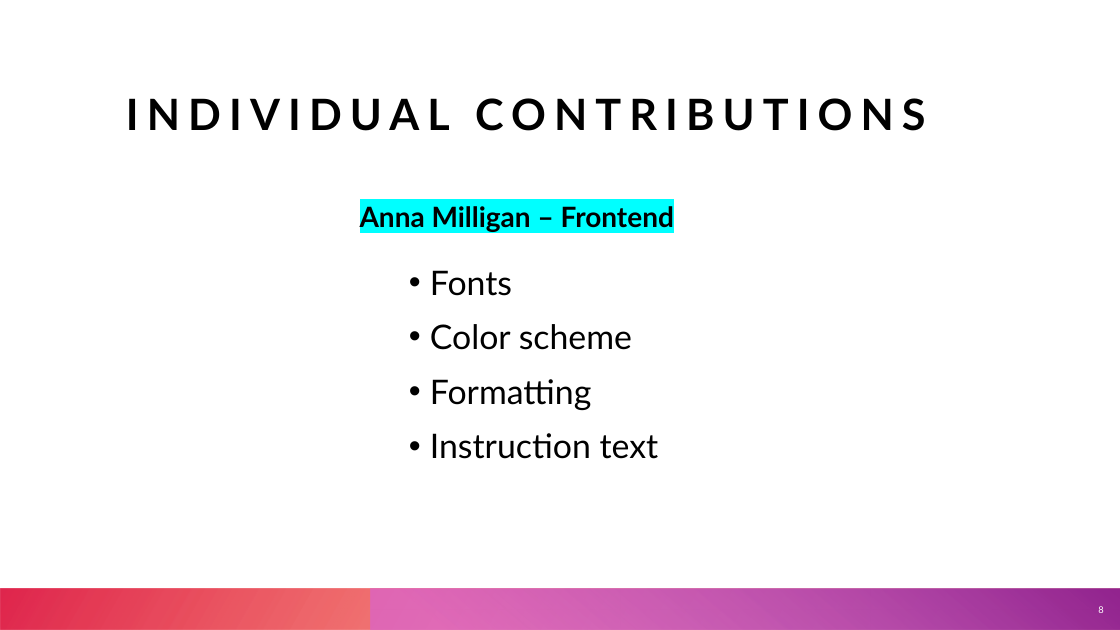
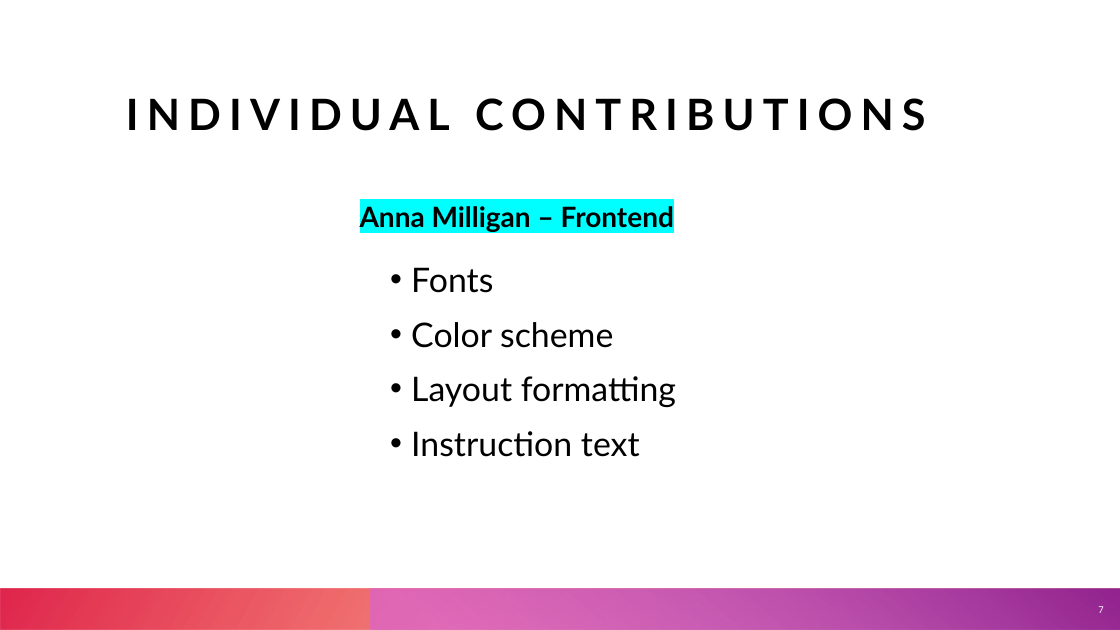
Before and after one commit to cart7982/CaravanSeraiCS360, a slide deck: slide 7 of CaravanSeraiCS360/Presentations/Caravanserai.pptx (slide 8 before the commit). Drawn at 1120x630 pixels with LibreOffice and Linux fonts; fonts in the diff are those of the drawing. Boxes give left, top, right and bottom in pixels: in the first picture for what was removed or moved away, otherwise in the second. Text is boxed around its words. In the diff, an @@ line names an element or a change of style, - is before the commit and + after.

```diff
--- a/CaravanSeraiCS360/Presentations/Caravanserai.pptx
+++ b/CaravanSeraiCS360/Presentations/Caravanserai.pptx
@@ text "Fonts": place and size @@
-text "Fonts" at [430, 270, 659, 459]
+text "Fonts" at [411, 267, 676, 457]
@@ text at [411, 376, 676, 407]: text changed @@
-  • Formatting
+  • Layout formatting
@@ page number at [1098, 606, 1103, 613]: text changed @@
-8
+7
```
Also in this commit, not shown: 2 other slides changed, 3 other files.
